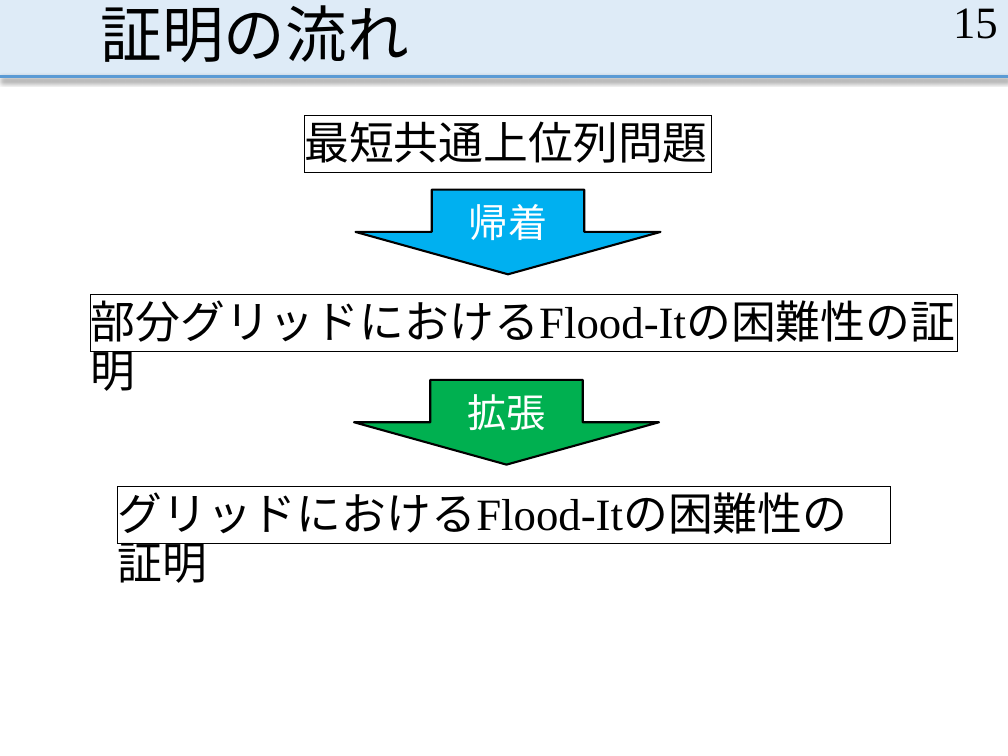
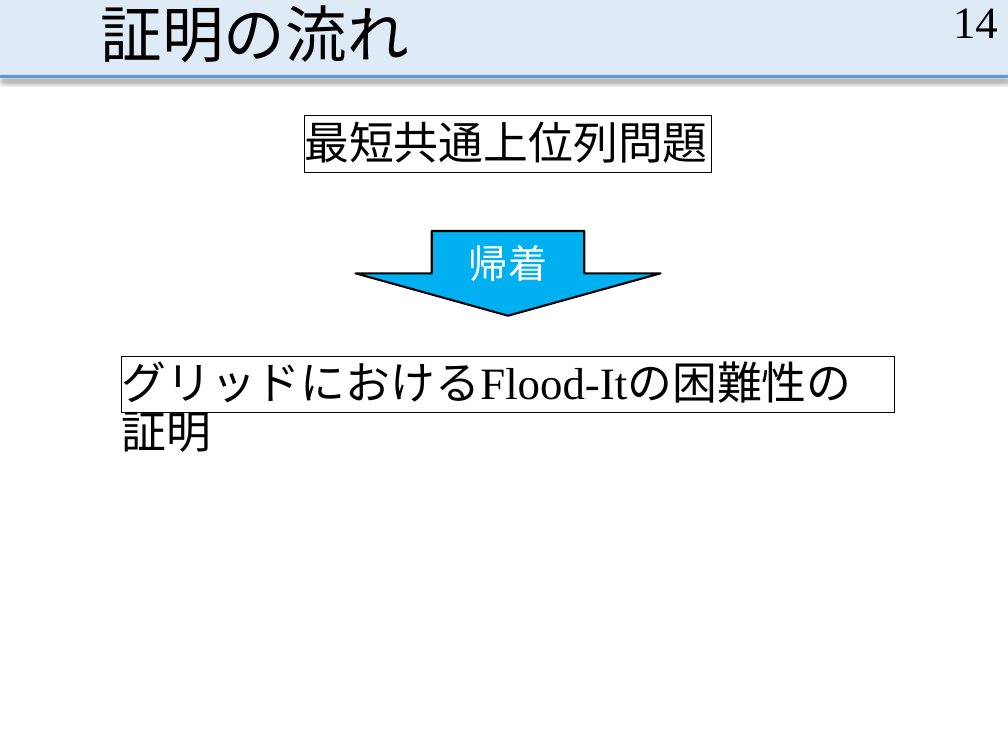
Before and after one commit to MasayaOda/SR, a slide deck: slide 14 of 190513oda.pptx (slide 15 before the commit). Drawn at 1008x756 pixels with LibreOffice and Linux fonts; fonts in the diff are those of the drawing. Boxes give left, top, right and bottom in pixels: in the first picture for what was removed or moved away, otherwise in the second. Text is boxed around its words. In the diff, an @@ line names an element or a change of style, - is before the commit and + after.

```diff
--- a/190513oda.pptx
+++ b/190513oda.pptx
@@ page number at [953, 8, 998, 38]: text changed @@
-15
+14
@@ down arrow "帰着": place and size @@
-down arrow "帰着" at [356, 190, 661, 274]
+down arrow "帰着" at [356, 231, 661, 316]
@@ rectangle removed at [91, 295, 958, 352] @@
-部分グリッドにおけるFlood-Itの困難性の証明
@@ rectangle "グリッドにおけるFlood-Itの困難性の証明": place and size @@
-rectangle "グリッドにおけるFlood-Itの困難性の証明" at [118, 487, 891, 543]
+rectangle "グリッドにおけるFlood-Itの困難性の証明" at [122, 356, 895, 412]
@@ down arrow removed at [354, 380, 659, 465] @@
-拡張
```
Also in this commit, not shown: 4 other slides changed, 2 slides added, 2 slides removed.
